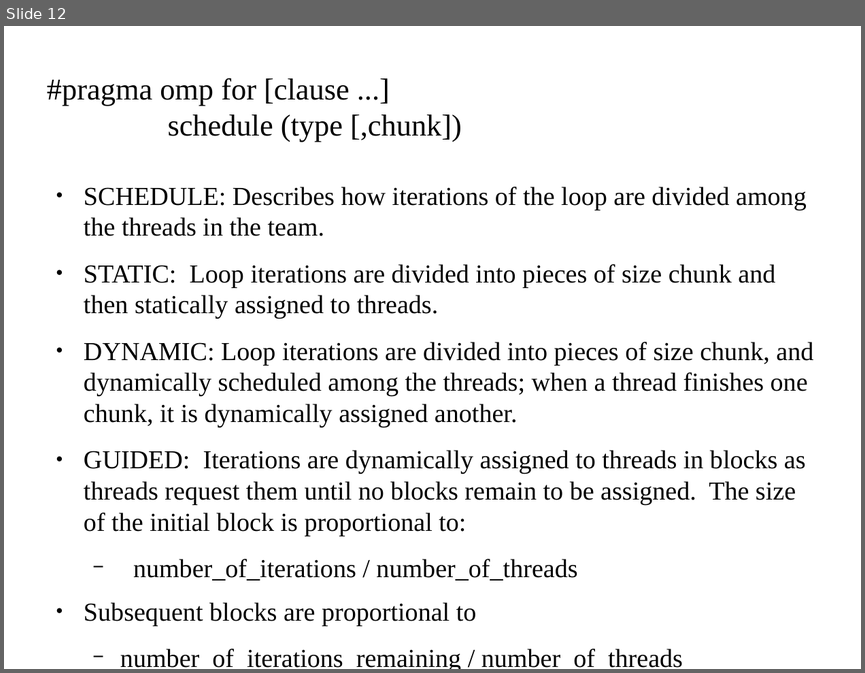
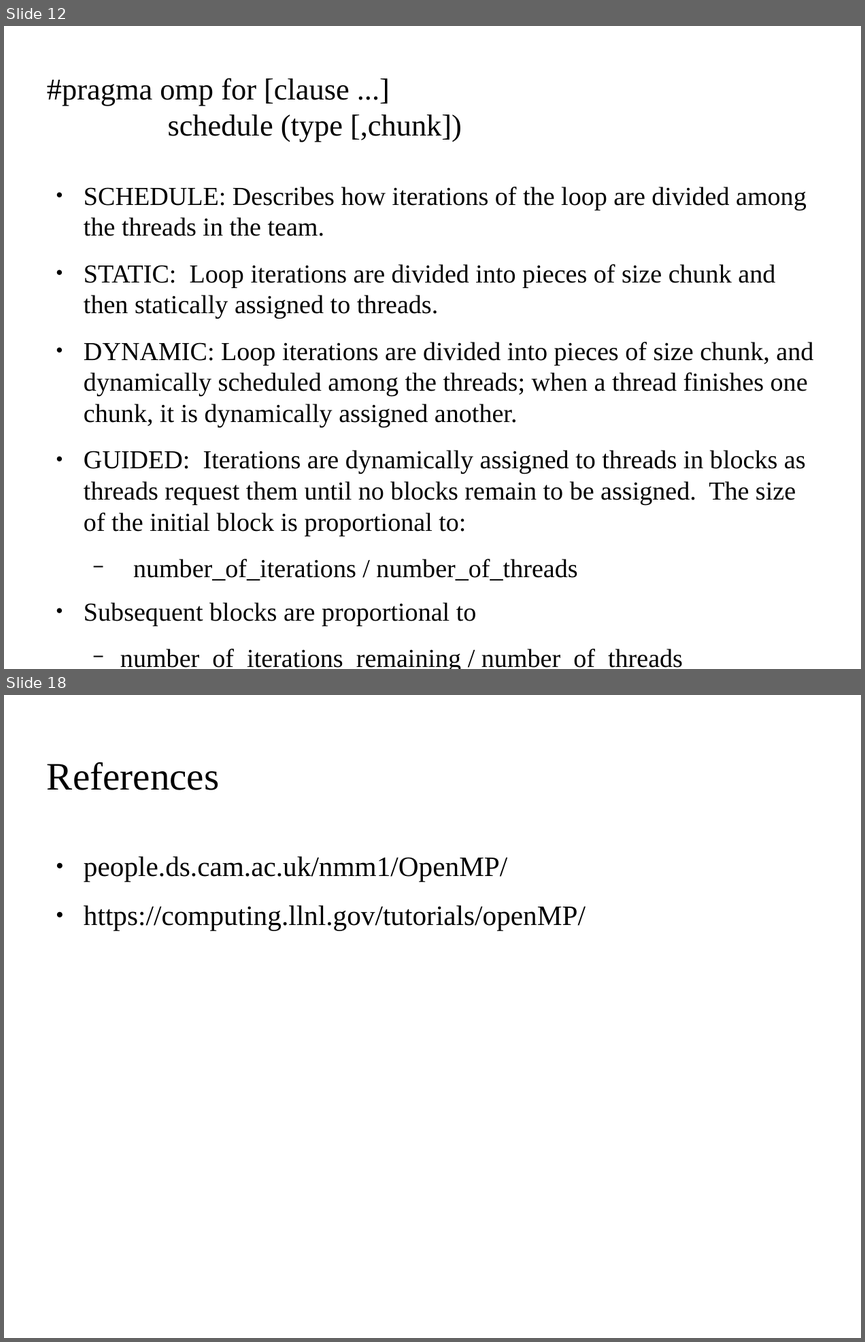
Before and after one commit to kks32/cpp-software-development, a slide deck: Ex12_Parallelisation/Ex12_Parallelisation.odp. Shown one above the other, each under a label of ours: slide 12 before the commit, slides 12 and 18 after it; the slides between them are not shown. The pictures are 865x673 and 865x1342 pixels, drawn with LibreOffice and Linux fonts; fonts in the diff are those of the drawing; background and template pictures are left out. Boxes give left, top, right and bottom in pixels: in the first picture for what was removed or moved away, otherwise in the second. Text is boxed around its words. In the diff, an @@ line names an element or a change of style, - is before the commit and + after.

```diff
--- a/Ex12_Parallelisation/Ex12_Parallelisation.odp
+++ b/Ex12_Parallelisation/Ex12_Parallelisation.odp
@@ slide 18 added at (4, 695, 861, 1338), background picture (left out) @@
@@ title added at (47, 762, 219, 790), 36 pt, text #000000 @@
+References
@@ text added at (84, 856, 585, 931), 26 pt, text #000000 @@
+● people.ds.cam.ac.uk/nmm1/OpenMP/
+● https://computing.llnl.gov/tutorials/openMP/
```
Also in this commit, not shown: 1 slide changed, 4 other slides added, 6 other files.
